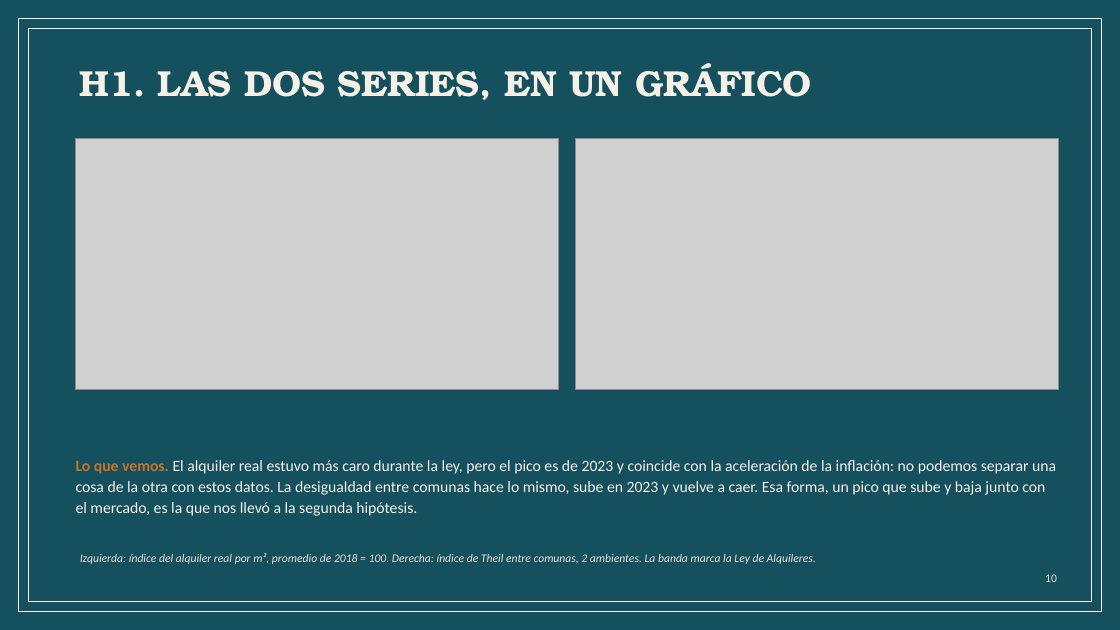
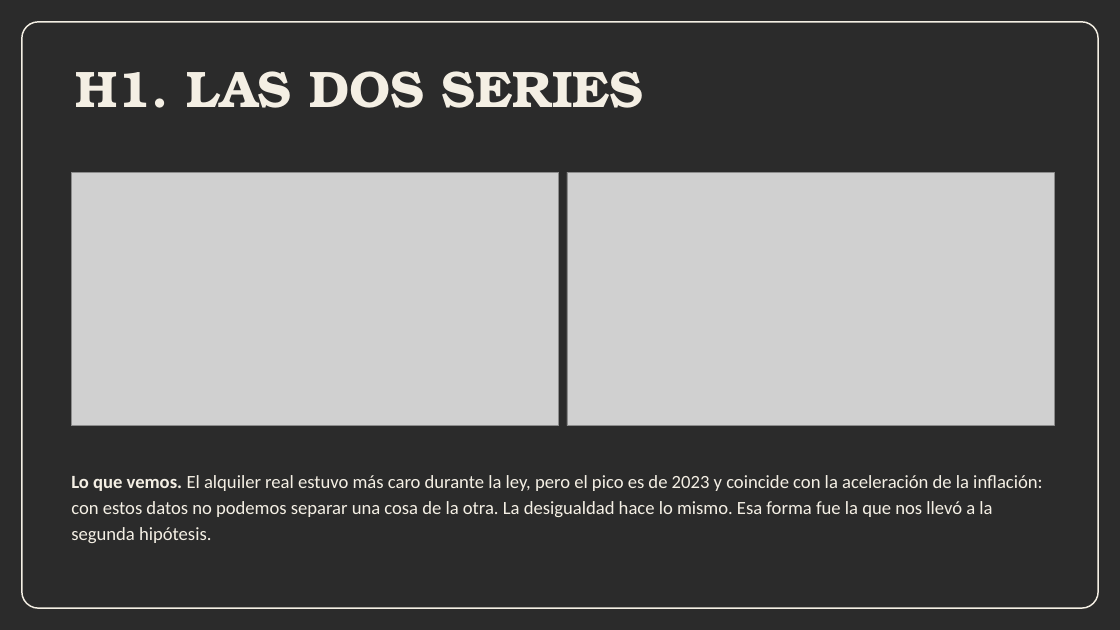
Before and after one commit to n4chogarcia-eng/tp_alquileres_caba, a slide deck: slide 11 of TP_instancia2_alquileres_CABA.pptx. Drawn at 1120x630 pixels with LibreOffice and Linux fonts; fonts in the diff are those of the drawing; grey boxes stand for pictures; background and template pictures are left out; a plain dark background stands for a picture behind light text. Boxes give left, top, right and bottom in pixels: in the first picture for what was removed or moved away, otherwise in the second. Text is boxed around its words. In the diff, an @@ line names an element or a change of style, - is before the commit and + after.

Commit message:
Rehago la presentación de la instancia 2 con el estilo de referencia y agrego los gráficos de las correcciones

```diff
--- a/TP_instancia2_alquileres_CABA.pptx
+++ b/TP_instancia2_alquileres_CABA.pptx
@@ background #FFFFFF to picture (left out) @@
@@ rectangle removed at [0,0,1120,630] @@
@@ rounded rectangle: place and size @@
-rounded rectangle at [18,18,1102,612]
+rounded rectangle at [22,22,1098,608]
@@ rounded rectangle at [22,22,1098,608]: rectangle to rounded rectangle; outline #F6F1E7 1 pt to #F4EFE4 1.25 pt @@
@@ rectangle removed at [29,29,1091,602] @@
@@ text at [76,71,644,108]: text changed; size 31 to 44 pt; text colour #F6F1E7 to #F4EFE4 @@
-H1. LAS DOS SERIES, EN UN GRÁFICO
+H1. LAS DOS SERIES
@@ picture: place and size @@
-picture at [76,139,559,390]
+picture at [71,172,559,426]
@@ picture: place and size @@
-picture at [576,139,1059,390]
+picture at [567,172,1054,426]
@@ text at [71,475,1042,543]: text changed; size 13.5 to 16 pt; text colour #F6F1E7 to #F4EFE4 @@
-Lo que vemos. El alquiler real estuvo más caro durante la ley, pero el pico es de 2023 y coincide con la aceleración de la inflación: no podemos separar una cosa de la otra con estos datos. La desigualdad entre comunas hace lo mismo, sube en 2023 y vuelve a caer. Esa forma, un pico que sube y baja junto con el mercado, es la que nos llevó a la segunda hipótesis.
+Lo que vemos. El alquiler real estuvo más caro durante la ley, pero el pico es de 2023 y coincide con la aceleración de la inflación: con estos datos no podemos separar una cosa de la otra. La desigualdad hace lo mismo. Esa forma fue la que nos llevó a la segunda hipótesis.
@@ text removed at [80,553,816,564] @@
-Izquierda: índice del alquiler real por m², promedio de 2018 = 100. Derecha: índice de Theil entre comunas, 2 ambientes. La banda marca la Ley de Alquileres.
@@ text removed at [1045,574,1057,582] @@
-10
```
Also in this commit, not shown: 13 other slides changed, 2 slides added, 2 slides removed, 5 other files.
